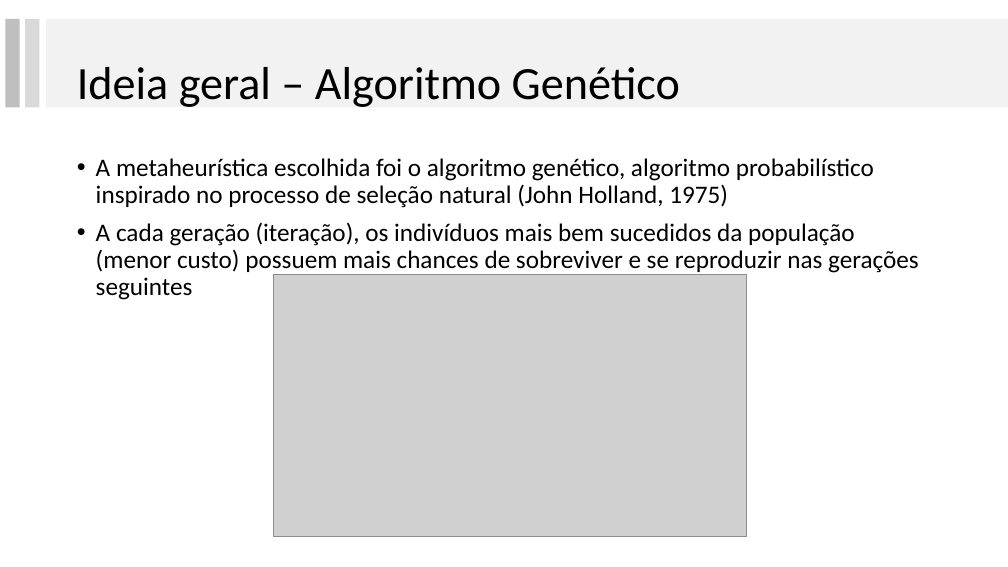
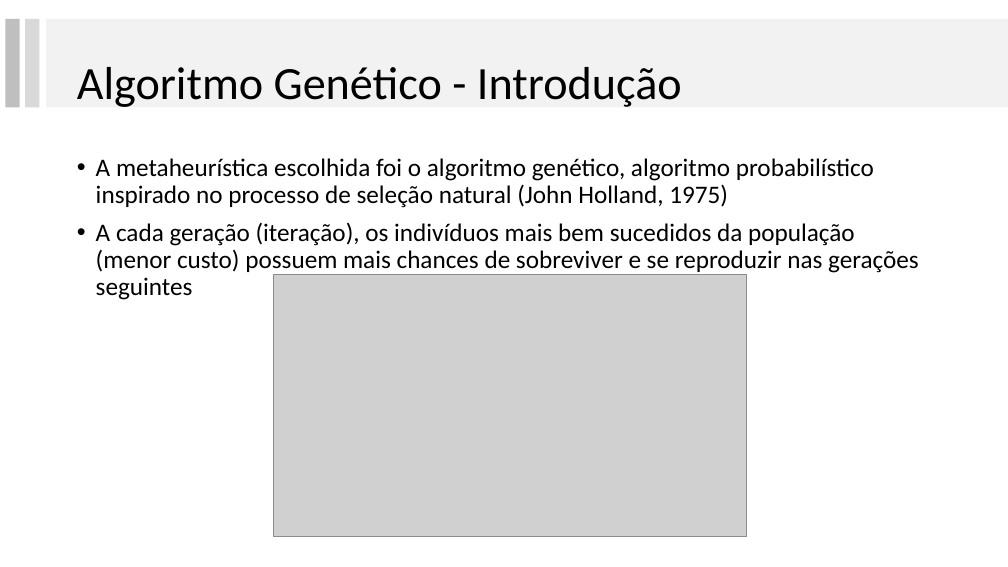
Before and after one commit to lpbiasoto/metaheuristicas, a slide deck: slide 3 of Apresentacao 3/ApresentacaoGA.pptx. Drawn at 1008x567 pixels with LibreOffice and Linux fonts; fonts in the diff are those of the drawing; grey boxes stand for pictures. Boxes give left, top, right and bottom in pixels: in the first picture for what was removed or moved away, otherwise in the second. Text is boxed around its words. In the diff, an @@ line names an element or a change of style, - is before the commit and + after.

```diff
--- a/Apresentacao 3/ApresentacaoGA.pptx
+++ b/Apresentacao 3/ApresentacaoGA.pptx
@@ title at <box>77,67,682,107</box>: text changed @@
-Ideia geral – Algoritmo Genético
+Algoritmo Genético - Introdução
```
Also in this commit, not shown: 6 other slides changed, 7 slides added, 15 slides removed.
